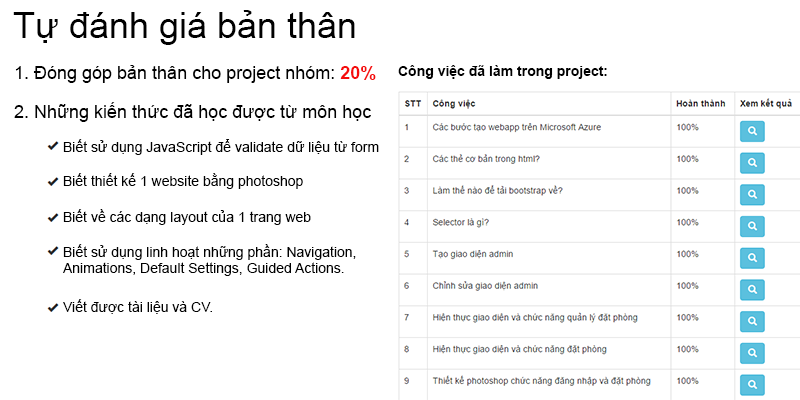
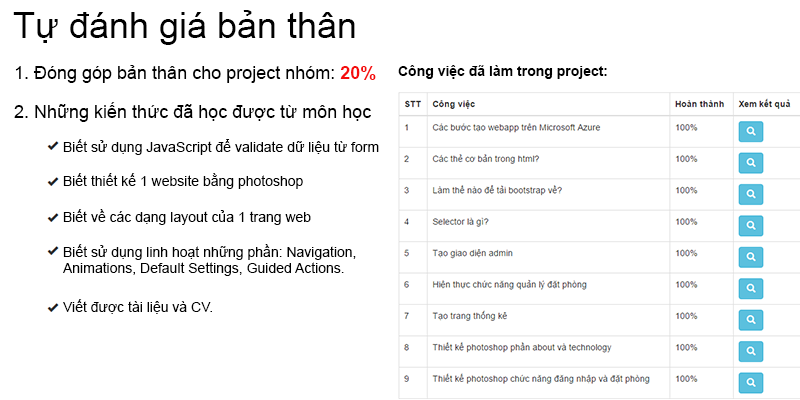
Layered file, before and after one edit (800×400). Changes by layer:
painted on "Lab5" over (398, 91, 800, 400)
